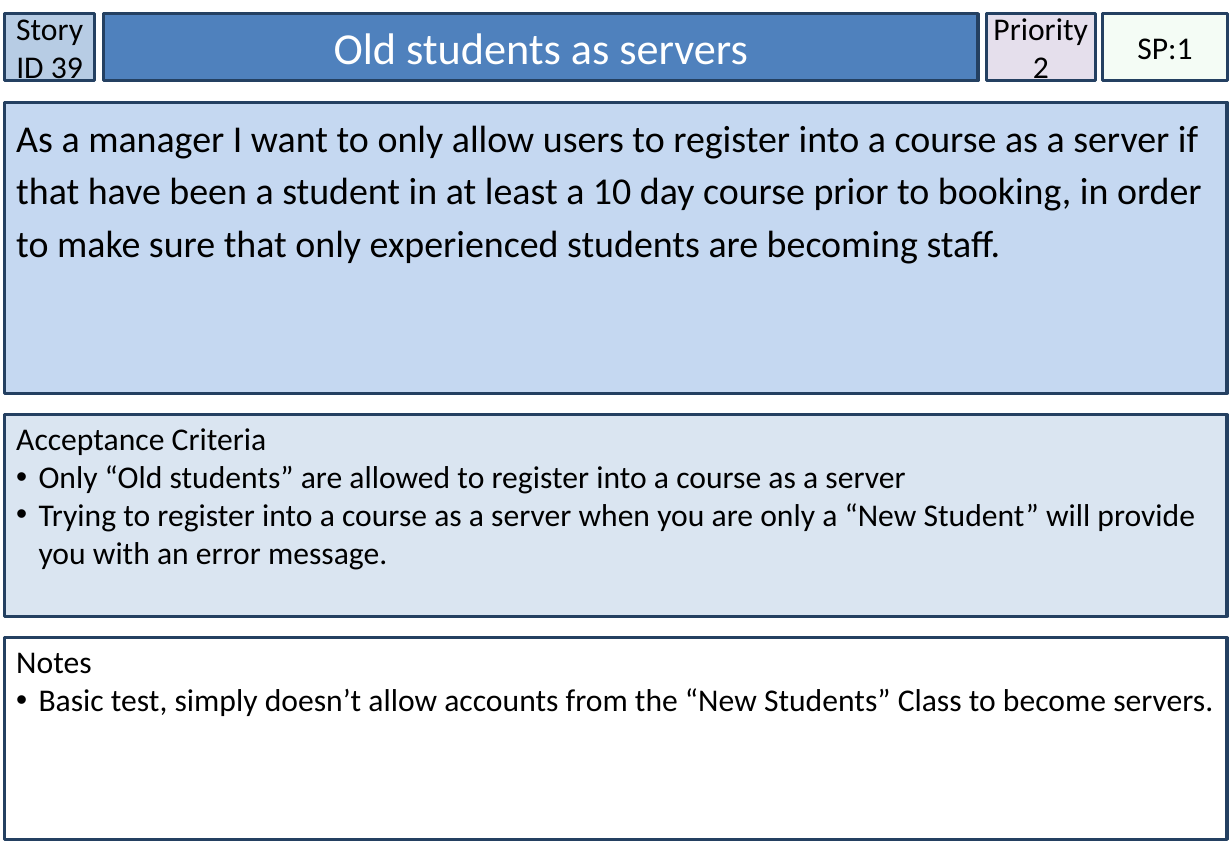
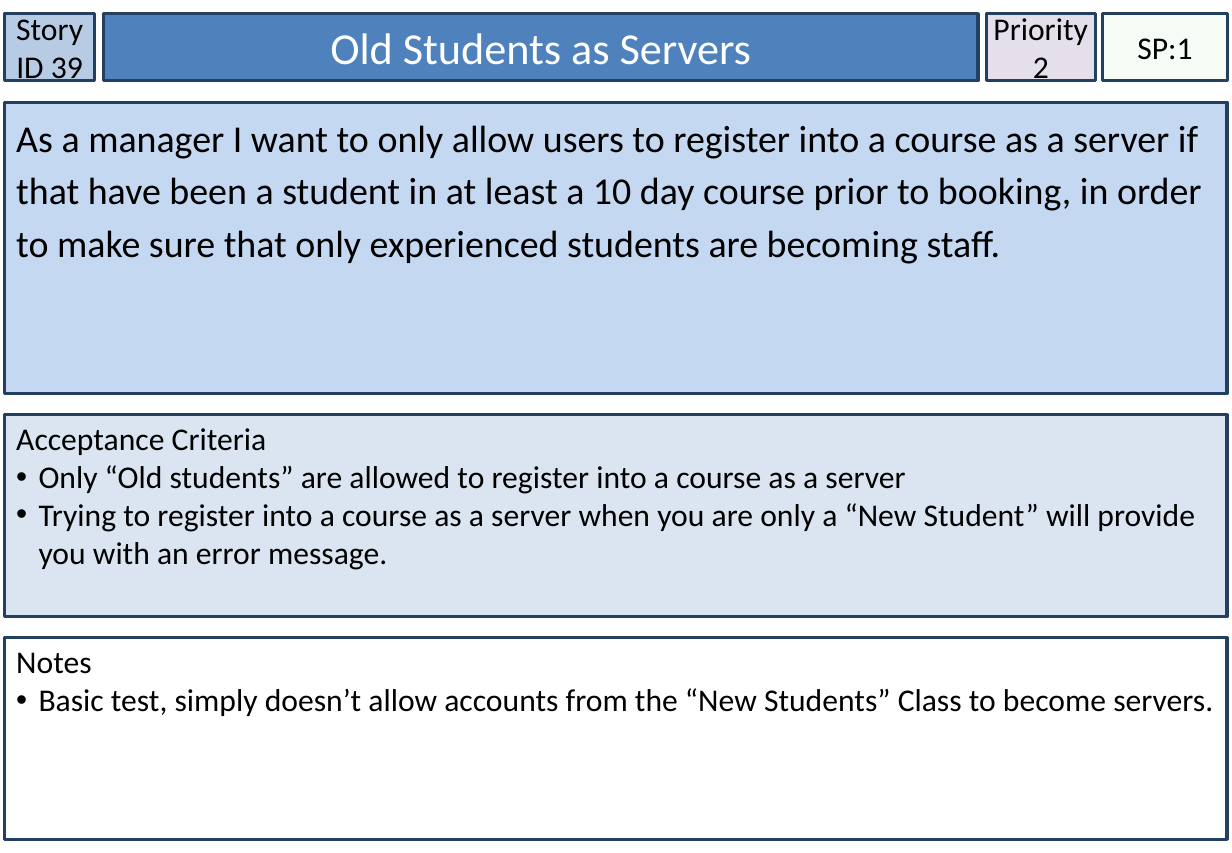
Before and after one commit to tross78/IFB299, a slide deck: slide 22 of User Stories.pptx (slide 31 before the commit). Drawn at 1232x853 pixels with LibreOffice and Linux fonts; fonts in the diff are those of the drawing. Boxes give left, top, right and bottom in pixels: in the first picture for what was removed or moved away, otherwise in the second. Text is boxed around its words. In the diff, an @@ line names an element or a change of style, - is before the commit and + after.

```diff
--- a/User Stories.pptx
+++ b/User Stories.pptx
@@ text in rectangle at [330, 33, 751, 65]: text changed @@
-Old students as servers
+Old Students as Servers
```
Also in this commit, not shown: 9 other slides changed, 2 slides added, 1 slide removed, 1 other file.
